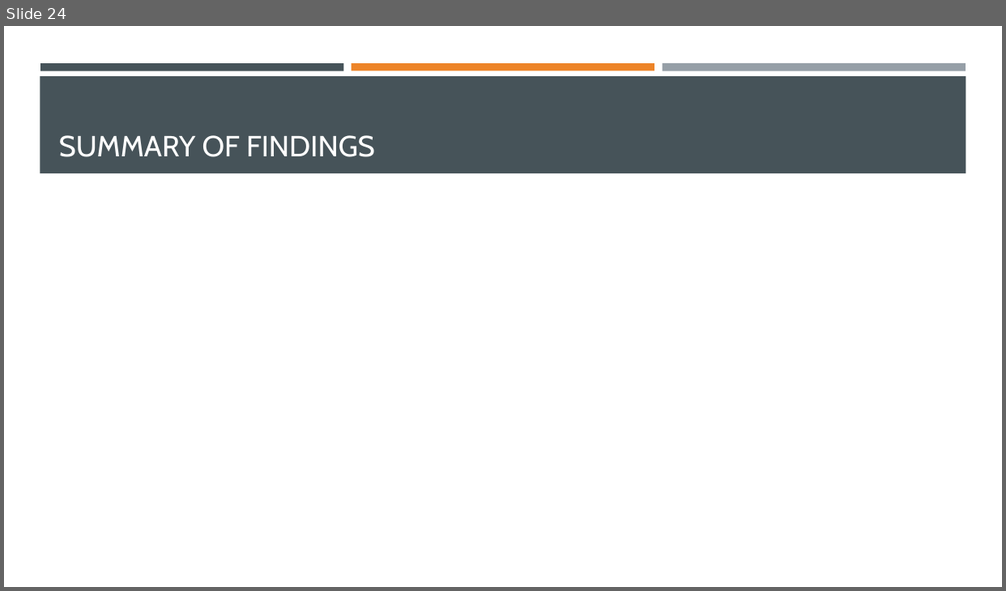
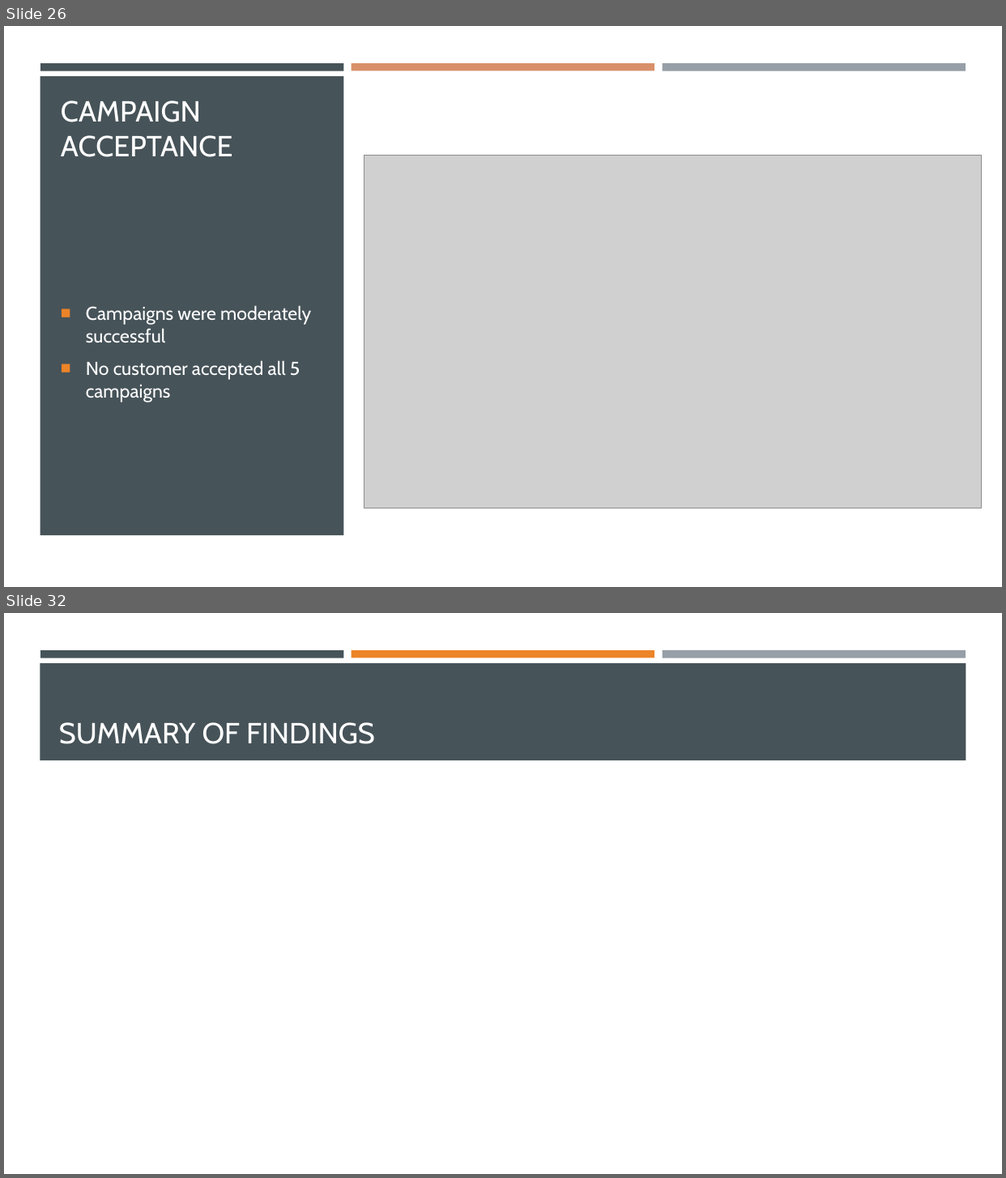
Before and after one commit to dapopov-st/store-customer-segmentation, a slide deck: Customer-Segmentation-Presentation.pptx. Shown one above the other, each under a label of ours: slide 24 before the commit, slides 26 and 32 after it; the slides between them are not shown. The pictures are 1006x591 and 1006x1178 pixels, drawn with LibreOffice and Linux fonts; fonts in the diff are those of the drawing; grey boxes stand for pictures. Boxes give left, top, right and bottom in pixels: in the first picture for what was removed or moved away, otherwise in the second. Text is boxed around its words. In the diff, an @@ line names an element or a change of style, - is before the commit and + after.

```diff
--- a/Customer-Segmentation-Presentation.pptx
+++ b/Customer-Segmentation-Presentation.pptx
@@ slide 26 added at (4,26,1002,587), background #FFFFFF; not listed: 3 template elements that a slide beside it also shows @@
@@ rectangle added at (351,63,654,71), fill #D89069 @@
@@ rectangle added at (4,76,1002,587), fill #FFFFFF @@
@@ rectangle added at (40,76,343,535), fill #465359 @@
@@ title added at (61,101,232,157), 28 pt, text #FFFFFF @@
+CAMPAIGN ACCEPTANCE
@@ picture added at (364,156,982,509) @@
@@ text added at (86,305,311,403), 18 pt, text #FFFFFF @@
+■ Campaigns were moderately successful
+■ No customer accepted all 5 campaigns
@@ what was slide 24 is now slide 32 @@
```
Also in this commit, not shown: 19 other slides added, 10 slides removed, 2 other files.
